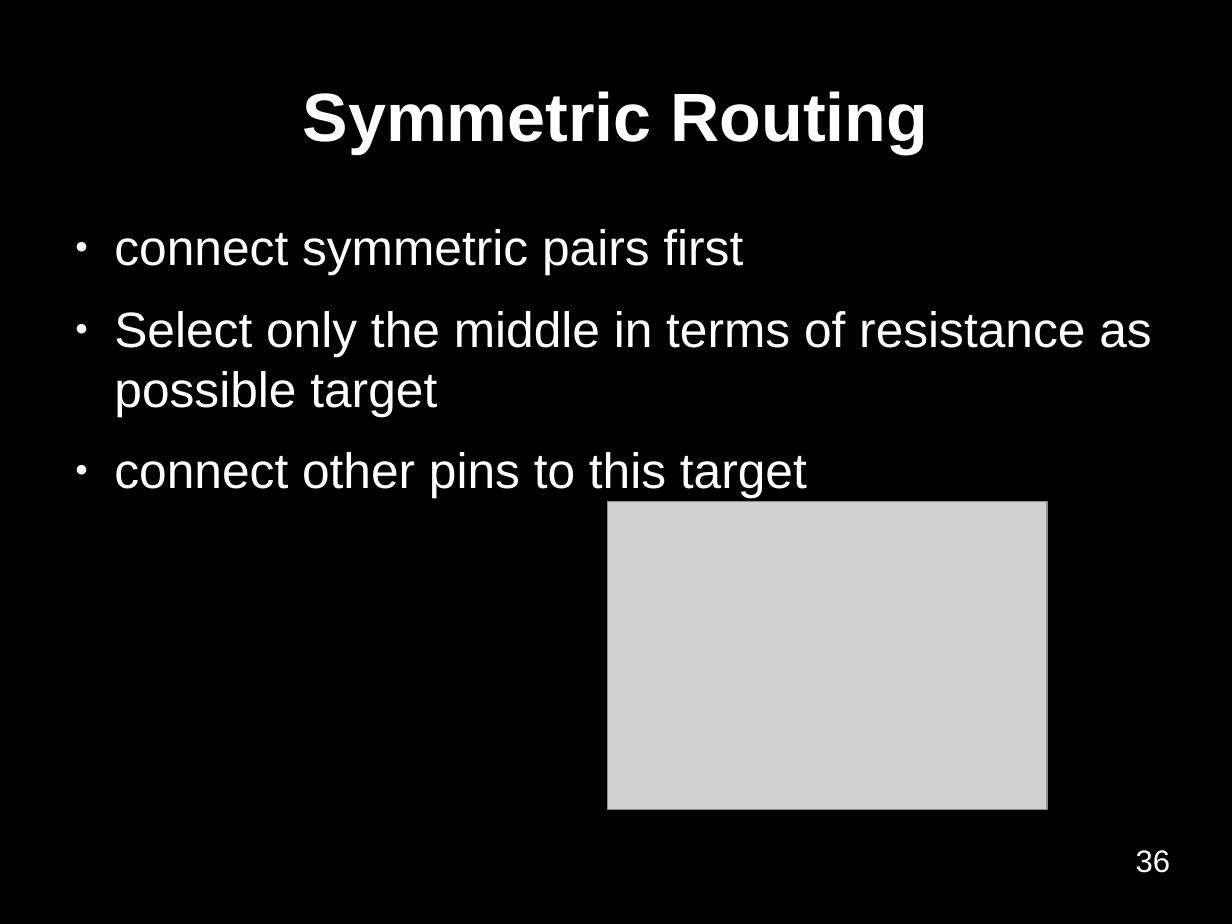
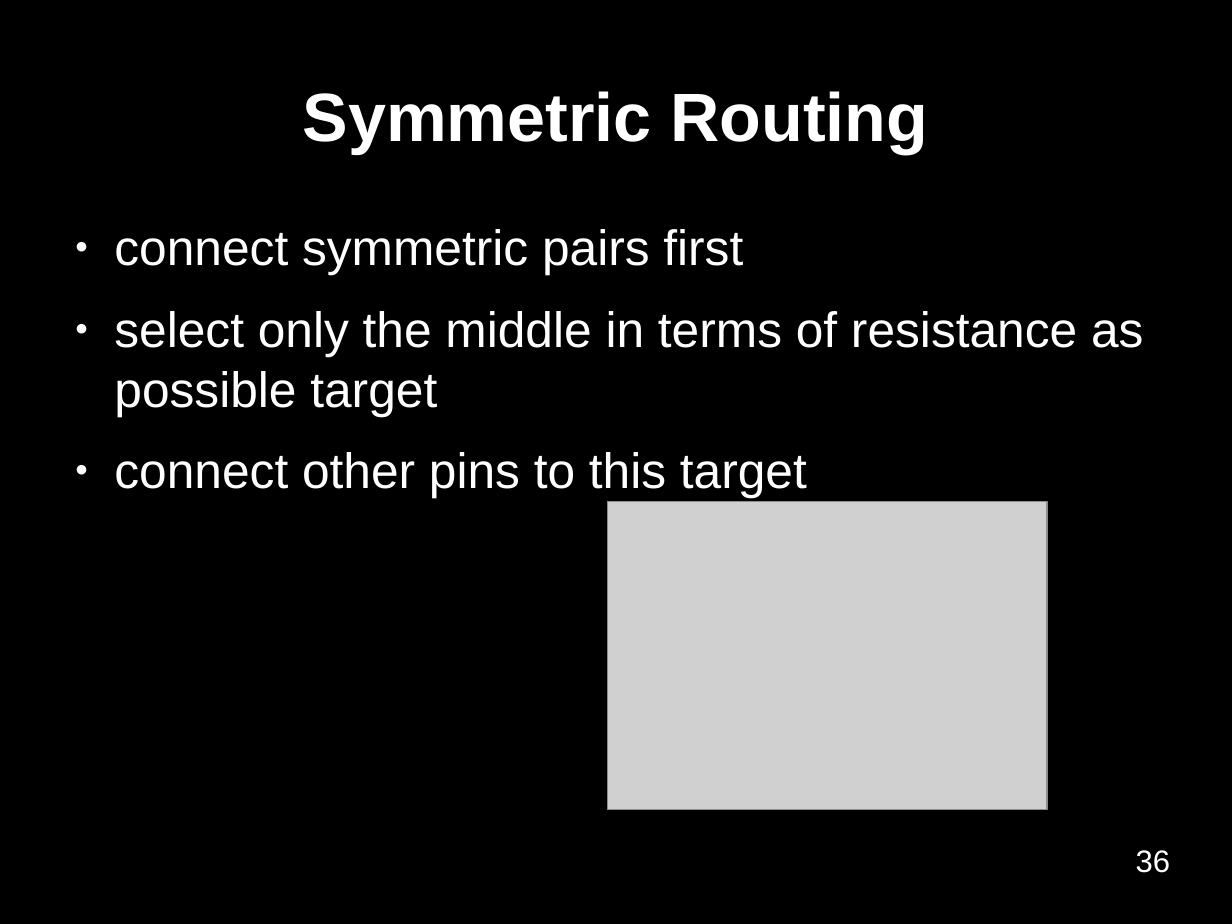
Before and after one commit to benediktibk/bachelorthesis, a slide deck: slide 36 of presentation.odp. Drawn at 1232x924 pixels with LibreOffice and Linux fonts; fonts in the diff are those of the drawing; grey boxes stand for pictures; background and template pictures are left out. Boxes give left, top, right and bottom in pixels: in the first picture for what was removed or moved away, otherwise in the second. Text is boxed around its words. In the diff, an @@ line names an element or a change of style, - is before the commit and + after.

```diff
--- a/presentation.odp
+++ b/presentation.odp
@@ text at (x1=114, y1=311, x2=1143, y2=416): text changed @@
-● Select only the middle in terms of resistance as possible target
+● select only the middle in terms of resistance as possible target
```
Also in this commit, not shown: 2 slides added, 5 other files.
